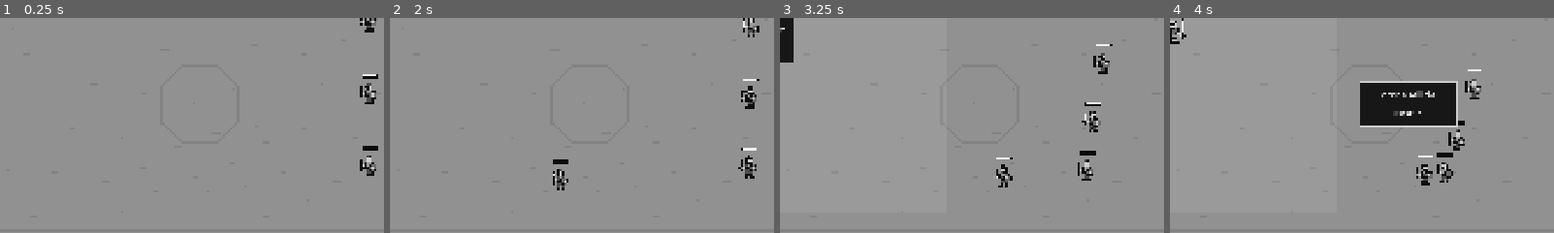
Above: before the commit, frames 1-4 (left to right).
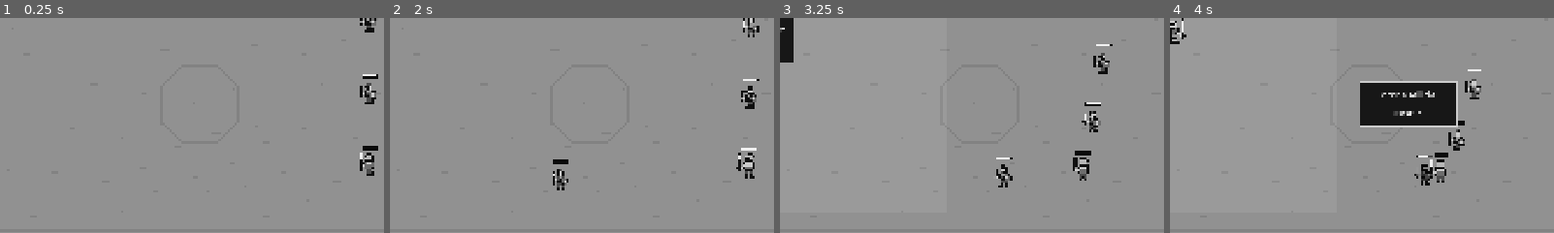
Above: after the commit, the same moments.

Repository: JoshuaLi-hua/divine-coliseum
Game: Godot game, scene res://scenes/main/main.tscn
Same seed, same stepped clock (60 frames per second), same inputs: the game is played once before the commit and once after it.
Inputs (mouse positions are % of the whole screen's width and height, from its top left):
- Up to frame 1 (0.25 s): no input
- Up to frame 2 (2 s): tap Enter at 0.5 s; drag from (37, 93) to (60, 27) at 0.52 s; drag from (50, 93) to (45, 70) at 1.27 s
- Up to frame 3 (3.25 s): move the mouse to (50, 93) at 2.02 s; click (50, 93) at 2.17 s; drag from (63, 93) to (20, 34) at 2.77 s
- Up to frame 4 (4 s): drag from (50, 93) to (55, 50) at 3.52 s
The pictures show only the part of the screen within x 24-74%, y 30-80%; the shares and areas given below are measured in that part.

The runs differ from the first frame. In frame 1, 0.2% of the frame differs, in the area x 93-98%, y 62-72%; in frame 2, 0.3%; in frame 3, 0.4%; in frame 4, 0.6%, in the area x 63-74%, y 62-78%.

Commit message:
Divine Coliseum - Step 10 First Real Enemy Set

Diff:
--- a/scenes/battle/battle_manager.gd
+++ b/scenes/battle/battle_manager.gd
@@ -2,8 +2,16 @@
 extends Node
 ## Owns only enemy references and progression; player state persists untouched.
 signal changed
-const ENEMY_SCENE: PackedScene = preload("res://scenes/units/arena_militia.tscn")
-const BATTLE_COUNTS: Array[int] = [3, 4, 5]
+const MILITIA: PackedScene = preload("res://scenes/units/arena_militia.tscn")
+const SWORDSMAN: PackedScene = preload("res://scenes/units/arena_swordsman.tscn")
+const GUARD: PackedScene = preload("res://scenes/units/shield_guard.tscn")
+const ARCHER: PackedScene = preload("res://scenes/units/arena_archer.tscn")
+# Slots 0–2 are frontline; slots 3–4 use the farther-right spawn points.
+const BATTLES: Array = [
+	[MILITIA, MILITIA, SWORDSMAN],
+	[GUARD, SWORDSMAN, SWORDSMAN, ARCHER],
+	[GUARD, SWORDSMAN, SWORDSMAN, ARCHER, ARCHER],
+]
 const SPAWN_POSITIONS: Array[Vector2] = [Vector2(420, -180), Vector2(420, 0), Vector2(420, 180), Vector2(540, -90), Vector2(540, 90)]
 var current_battle: int = 0
 var active_enemies: Array[Unit] = []
@@ -15,12 +23,13 @@
 	_start_next_battle.call_deferred()
 
 func _start_next_battle() -> void:
-	if victory or not active_enemies.is_empty() or current_battle >= BATTLE_COUNTS.size():
+	if victory or not active_enemies.is_empty() or current_battle >= BATTLES.size():
 		return
 	between_battles = false
 	current_battle += 1
-	for index: int in range(BATTLE_COUNTS[current_battle - 1]):
-		var enemy: Unit = ENEMY_SCENE.instantiate()
+	for index: int in range(BATTLES[current_battle - 1].size()):
+		var enemy_scene: PackedScene = BATTLES[current_battle - 1][index]
+		var enemy: Unit = enemy_scene.instantiate()
 		enemy.team = Unit.Team.ENEMY
 		enemy.position = SPAWN_POSITIONS[index]
 		enemy.died.connect(_on_enemy_died)
@@ -33,7 +42,7 @@
 		return
 	active_enemies.erase(enemy)
 	if active_enemies.is_empty():
-		if current_battle == BATTLE_COUNTS.size():
+		if current_battle == BATTLES.size():
 			victory = true
 		else:
 			between_battles = true
--- a/scenes/ui/combat_ui.gd
+++ b/scenes/ui/combat_ui.gd
@@ -51,5 +51,5 @@
 
 
 func _update_battle() -> void:
-	$Screen/BattleStatus.text = "Battle %d / %d\nEnemies: %d" % [_battle.current_battle, _battle.BATTLE_COUNTS.size(), _battle.active_enemies.size()]
+	$Screen/BattleStatus.text = "Battle %d / %d\nEnemies: %d" % [_battle.current_battle, _battle.BATTLES.size(), _battle.active_enemies.size()]
 	$Screen/BattleMessage.text = "VICTORY" if _battle.victory else ("BATTLE CLEARED" if _battle.between_battles else "")
--- /dev/null
+++ b/scenes/units/arena_archer.tscn
@@ -0,0 +1,64 @@
+[gd_scene load_steps=2 format=3]
+
+[ext_resource type="PackedScene" path="res://scenes/units/unit.tscn" id="1_unit"]
+
+[node name="ArenaArcher" instance=ExtResource("1_unit")]
+team = 1
+unit_name = "Arena Archer"
+max_health = 55
+move_speed = 85.0
+attack_damage = 12
+attack_range = 240.0
+attack_cooldown = 1.5
+
+[node name="Boots" type="Polygon2D" parent="Visual" index="0"]
+color = Color(0.06, 0.06, 0.06, 1)
+polygon = PackedVector2Array(-8, -13, -1, -13, -2, 0, -12, 0, -12, -4, -9, -4)
+
+[node name="BackBoot" type="Polygon2D" parent="Visual" index="1"]
+color = Color(0.06, 0.06, 0.06, 1)
+polygon = PackedVector2Array(2, -13, 8, -13, 9, -4, 11, -4, 11, 0, 2, 0)
+
+[node name="Trousers" type="Polygon2D" parent="Visual" index="2"]
+color = Color(0.3, 0.3, 0.3, 1)
+polygon = PackedVector2Array(-8, -23, 8, -23, 7, -8, 2, -8, 0, -17, -2, -8, -8, -8)
+
+[node name="Tunic" type="Polygon2D" parent="Visual" index="3"]
+color = Color(0.06, 0.06, 0.06, 1)
+polygon = PackedVector2Array(-8, -38, 6, -38, 10, -29, 7, -18, -9, -18, -11, -29)
+
+[node name="Cloth" type="Polygon2D" parent="Visual" index="4"]
+color = Color(0.43, 0.43, 0.43, 1)
+polygon = PackedVector2Array(-5, -35, 4, -35, 7, -29, 4, -21, -6, -21, -8, -29)
+
+[node name="Hood" type="Polygon2D" parent="Visual" index="5"]
+color = Color(0.06, 0.06, 0.06, 1)
+polygon = PackedVector2Array(-9, -48, -3, -58, 6, -53, 10, -44, 5, -36, -7, -38, -12, -43)
+
+[node name="Face" type="Polygon2D" parent="Visual" index="6"]
+color = Color(0.8, 0.8, 0.8, 1)
+polygon = PackedVector2Array(-6, -48, 1, -50, 3, -43, -2, -39, -7, -42, -9, -44)
+
+[node name="Eye" type="Polygon2D" parent="Visual" index="7"]
+color = Color(0.06, 0.06, 0.06, 1)
+polygon = PackedVector2Array(-7, -46, -3, -46, -3, -44, -7, -44)
+
+[node name="Quiver" type="Polygon2D" parent="Visual" index="8"]
+color = Color(0.3, 0.3, 0.3, 1)
+polygon = PackedVector2Array(10, -43, 16, -45, 19, -23, 13, -21)
+
+[node name="ArrowEnds" type="Polygon2D" parent="Visual" index="9"]
+color = Color(0.8, 0.8, 0.8, 1)
+polygon = PackedVector2Array(12, -53, 14, -53, 16, -42, 14, -42)
+
+[node name="Bow" type="Polygon2D" parent="Visual" index="10"]
+color = Color(0.06, 0.06, 0.06, 1)
+polygon = PackedVector2Array(-18, -58, -25, -50, -29, -38, -29, -27, -24, -15, -18, -9, -20, -16, -25, -28, -25, -37, -22, -49)
+
+[node name="BowString" type="Polygon2D" parent="Visual" index="11"]
+color = Color(0.8, 0.8, 0.8, 1)
+polygon = PackedVector2Array(-19, -56, -18, -56, -18, -11, -19, -11)
+
+[node name="Arm" type="Polygon2D" parent="Visual" index="12"]
+color = Color(0.6, 0.6, 0.6, 1)
+polygon = PackedVector2Array(-6, -33, -23, -34, -23, -30, -5, -28)
--- /dev/null
+++ b/scenes/units/arena_swordsman.tscn
@@ -0,0 +1,60 @@
+[gd_scene load_steps=2 format=3]
+
+[ext_resource type="PackedScene" path="res://scenes/units/unit.tscn" id="1_unit"]
+
+[node name="ArenaSwordsman" instance=ExtResource("1_unit")]
+team = 1
+unit_name = "Arena Swordsman"
+max_health = 90
+move_speed = 110.0
+attack_damage = 14
+attack_range = 44.0
+attack_cooldown = 1.0
+
+[node name="Boots" type="Polygon2D" parent="Visual" index="0"]
+color = Color(0.06, 0.06, 0.06, 1)
+polygon = PackedVector2Array(-8, -13, -1, -13, -2, 0, -12, 0, -12, -4, -9, -4)
+
+[node name="BackBoot" type="Polygon2D" parent="Visual" index="1"]
+color = Color(0.06, 0.06, 0.06, 1)
+polygon = PackedVector2Array(2, -13, 8, -13, 9, -4, 11, -4, 11, 0, 2, 0)
+
+[node name="Trousers" type="Polygon2D" parent="Visual" index="2"]
+color = Color(0.3, 0.3, 0.3, 1)
+polygon = PackedVector2Array(-8, -23, 8, -23, 7, -8, 2, -8, 0, -17, -2, -8, -8, -8)
+
+[node name="ArmorOutline" type="Polygon2D" parent="Visual" index="3"]
+color = Color(0.06, 0.06, 0.06, 1)
+polygon = PackedVector2Array(-12, -40, 10, -40, 15, -31, 10, -18, -12, -18, -16, -31)
+
+[node name="Mail" type="Polygon2D" parent="Visual" index="4"]
+color = Color(0.43, 0.43, 0.43, 1)
+polygon = PackedVector2Array(-9, -37, 7, -37, 11, -30, 7, -20, -9, -20, -12, -30)
+
+[node name="Chestplate" type="Polygon2D" parent="Visual" index="5"]
+color = Color(0.8, 0.8, 0.8, 1)
+polygon = PackedVector2Array(-7, -36, 6, -36, 8, -28, -8, -28)
+
+[node name="HelmetOutline" type="Polygon2D" parent="Visual" index="6"]
+color = Color(0.06, 0.06, 0.06, 1)
+polygon = PackedVector2Array(-10, -53, -5, -59, 6, -59, 11, -53, 9, -39, -7, -39, -12, -44)
+
+[node name="Helmet" type="Polygon2D" parent="Visual" index="7"]
+color = Color(0.72, 0.72, 0.72, 1)
+polygon = PackedVector2Array(-7, -52, -3, -56, 4, -56, 8, -52, 6, -42, -5, -42, -9, -45)
+
+[node name="Visor" type="Polygon2D" parent="Visual" index="8"]
+color = Color(0.06, 0.06, 0.06, 1)
+polygon = PackedVector2Array(-9, -49, 5, -49, 5, -46, -9, -46)
+
+[node name="SwordOutline" type="Polygon2D" parent="Visual" index="9"]
+color = Color(0.06, 0.06, 0.06, 1)
+polygon = PackedVector2Array(-26, -57, -22, -63, -18, -57, -19, -27, -14, -27, -14, -23, -20, -23, -20, -15, -24, -15, -24, -23, -30, -23, -30, -27, -25, -27)
+
+[node name="Blade" type="Polygon2D" parent="Visual" index="10"]
+color = Color(0.94, 0.94, 0.94, 1)
+polygon = PackedVector2Array(-24, -56, -22, -59, -20, -56, -21, -28, -23, -28)
+
+[node name="Hand" type="Polygon2D" parent="Visual" index="11"]
+color = Color(0.8, 0.8, 0.8, 1)
+polygon = PackedVector2Array(-19, -29, -12, -30, -10, -25, -19, -23)
--- /dev/null
+++ b/scenes/units/shield_guard.tscn
@@ -0,0 +1,64 @@
+[gd_scene load_steps=2 format=3]
+
+[ext_resource type="PackedScene" path="res://scenes/units/unit.tscn" id="1_unit"]
+
+[node name="ShieldGuard" instance=ExtResource("1_unit")]
+team = 1
+unit_name = "Shield Guard"
+max_health = 180
+move_speed = 80.0
+attack_damage = 7
+attack_range = 42.0
+attack_cooldown = 1.4
+
+[node name="Boots" type="Polygon2D" parent="Visual" index="0"]
+color = Color(0.06, 0.06, 0.06, 1)
+polygon = PackedVector2Array(-8, -13, -1, -13, -2, 0, -12, 0, -12, -4, -9, -4)
+
+[node name="BackBoot" type="Polygon2D" parent="Visual" index="1"]
+color = Color(0.06, 0.06, 0.06, 1)
+polygon = PackedVector2Array(2, -13, 8, -13, 9, -4, 11, -4, 11, 0, 2, 0)
+
+[node name="Trousers" type="Polygon2D" parent="Visual" index="2"]
+color = Color(0.3, 0.3, 0.3, 1)
+polygon = PackedVector2Array(-8, -23, 8, -23, 7, -8, 2, -8, 0, -17, -2, -8, -8, -8)
+
+[node name="HeavyBody" type="Polygon2D" parent="Visual" index="3"]
+color = Color(0.06, 0.06, 0.06, 1)
+polygon = PackedVector2Array(-17, -42, 15, -42, 21, -34, 17, -16, -17, -16, -22, -34)
+
+[node name="Armor" type="Polygon2D" parent="Visual" index="4"]
+color = Color(0.6, 0.6, 0.6, 1)
+polygon = PackedVector2Array(-13, -39, 12, -39, 17, -32, 12, -19, -13, -19, -17, -32)
+
+[node name="HelmetOutline" type="Polygon2D" parent="Visual" index="5"]
+color = Color(0.06, 0.06, 0.06, 1)
+polygon = PackedVector2Array(-13, -56, -7, -63, 8, -63, 14, -56, 13, -39, -12, -39)
+
+[node name="Helmet" type="Polygon2D" parent="Visual" index="6"]
+color = Color(0.8, 0.8, 0.8, 1)
+polygon = PackedVector2Array(-10, -55, -5, -60, 6, -60, 11, -55, 10, -42, -9, -42)
+
+[node name="Visor" type="Polygon2D" parent="Visual" index="7"]
+color = Color(0.06, 0.06, 0.06, 1)
+polygon = PackedVector2Array(-11, -52, 8, -52, 8, -48, -11, -48)
+
+[node name="ShieldOutline" type="Polygon2D" parent="Visual" index="8"]
+color = Color(0.06, 0.06, 0.06, 1)
+polygon = PackedVector2Array(-29, -43, -3, -43, -1, -10, -27, -10)
+
+[node name="ShieldFace" type="Polygon2D" parent="Visual" index="9"]
+color = Color(0.43, 0.43, 0.43, 1)
+polygon = PackedVector2Array(-26, -40, -6, -40, -4, -13, -24, -13)
+
+[node name="ShieldRim" type="Polygon2D" parent="Visual" index="10"]
+color = Color(0.8, 0.8, 0.8, 1)
+polygon = PackedVector2Array(-23, -37, -20, -37, -18, -16, -21, -16)
+
+[node name="ShieldBoss" type="Polygon2D" parent="Visual" index="11"]
+color = Color(0.8, 0.8, 0.8, 1)
+polygon = PackedVector2Array(-20, -30, -12, -30, -10, -24, -18, -24)
+
+[node name="SideWeapon" type="Polygon2D" parent="Visual" index="12"]
+color = Color(0.06, 0.06, 0.06, 1)
+polygon = PackedVector2Array(16, -37, 21, -41, 25, -37, 23, -20, 17, -20)
